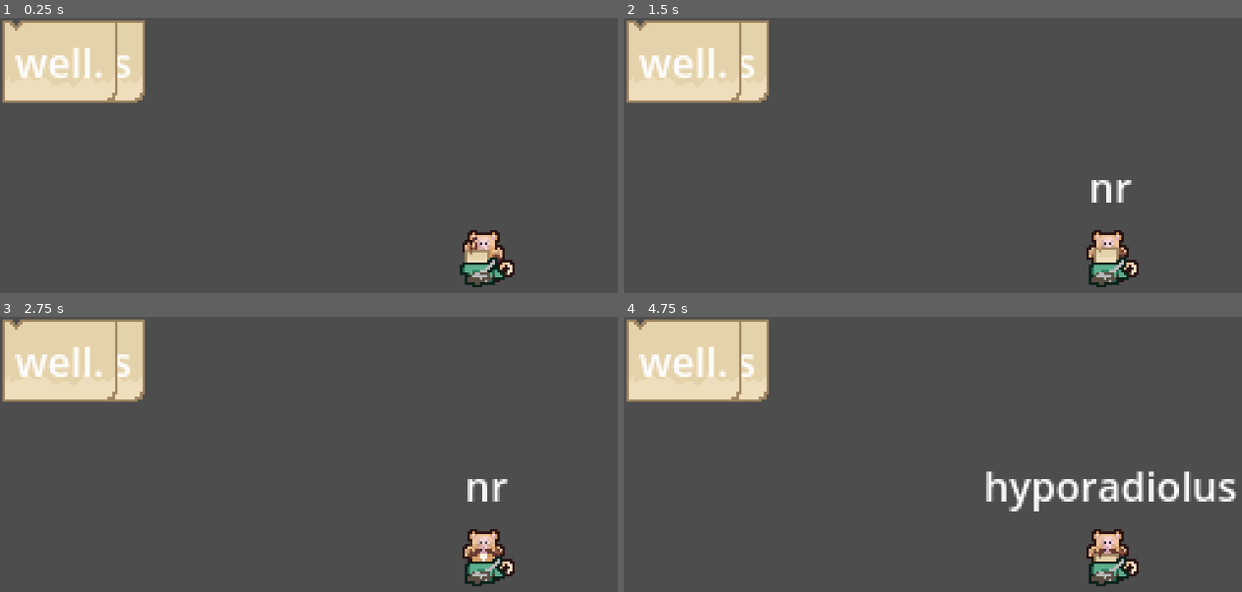
Above: before the commit, frames 1-4 (two rows, left to right).
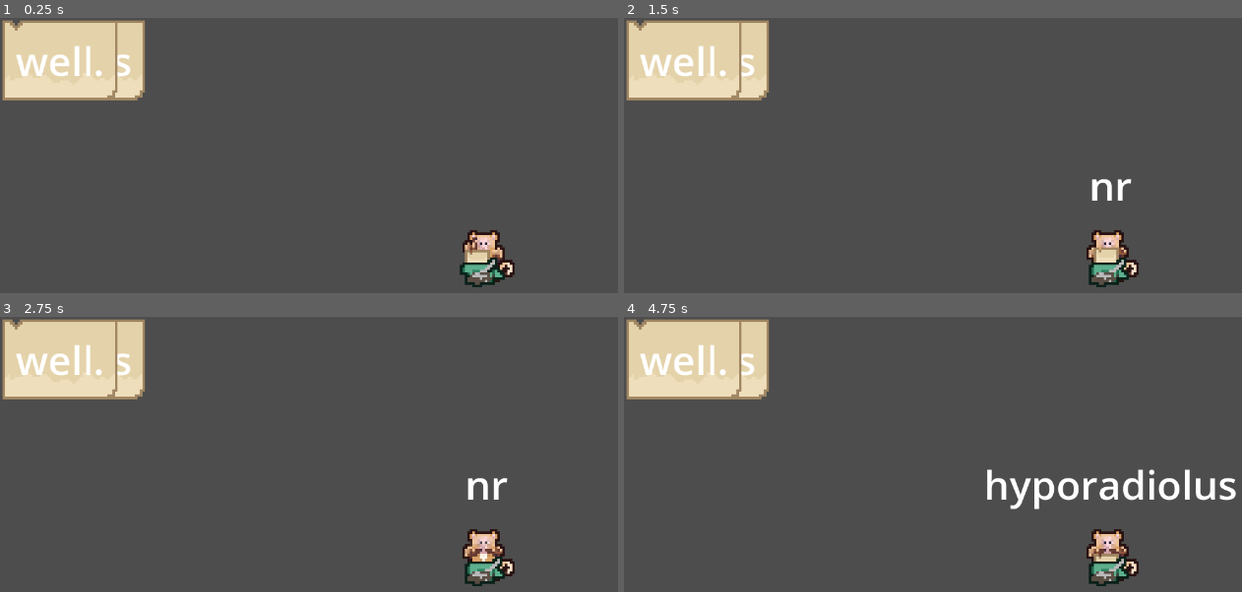
Above: after the commit, the same moments.

Repository: levienk/GMTK-Game-Jam-2024
Game: Godot game, scene res://game.tscn
Same seed, same stepped clock (60 frames per second), same inputs: the game is played once before the commit and once after it.
Inputs (mouse positions are in pixels of both pictures, inside the frame that each line leads up to):
- Up to frame 1 (0.25 s): no input
- Up to frame 2 (1.5 s): move the mouse to (1192, 218) at 0.52 s; click (1192, 218) at 0.67 s; drag from (858, 265) to (outside the picture) at 1.27 s
- Up to frame 3 (2.75 s): move the mouse to (469, 443) at 2.02 s; click (469, 443) at 2.17 s
- Up to frame 4 (4.75 s): tap Enter at 2.75 s; drag from (outside the picture) to (778, 473) at 2.77 s; move the mouse to (outside the picture) at 3.52 s; click (outside the picture) at 3.67 s; drag from (778, 473) to (902, 429) at 4.27 s

The runs differ from the first frame. In frame 1, 0.8% of the frame differs, in the area x 0-24%, y 10-31%; in frame 2, 1.0%; in frame 3, 1.0%; in frame 4, 2.4%, in the area x 0-100%, y 10-71%.

Commit message:
Fix mouse issues due to scaling
Using Camera2D's zoom messes up mouse input. Using Project Scaling settings

Diff:
--- a/game.tscn
+++ b/game.tscn
@@ -15,7 +15,6 @@
 
 [node name="Camera2D" type="Camera2D" parent="."]
 anchor_mode = 0
-zoom = Vector2(4, 4)
 
 [node name="WordCard" parent="." instance=ExtResource("4_cx0x1")]
 
--- a/project.godot
+++ b/project.godot
@@ -20,6 +20,7 @@
 window/size/viewport_width=1260
 window/size/viewport_height=720
 window/size/resizable=false
+window/stretch/scale=4.0
 window/stretch/scale_mode="integer"
 
 [dotnet]
